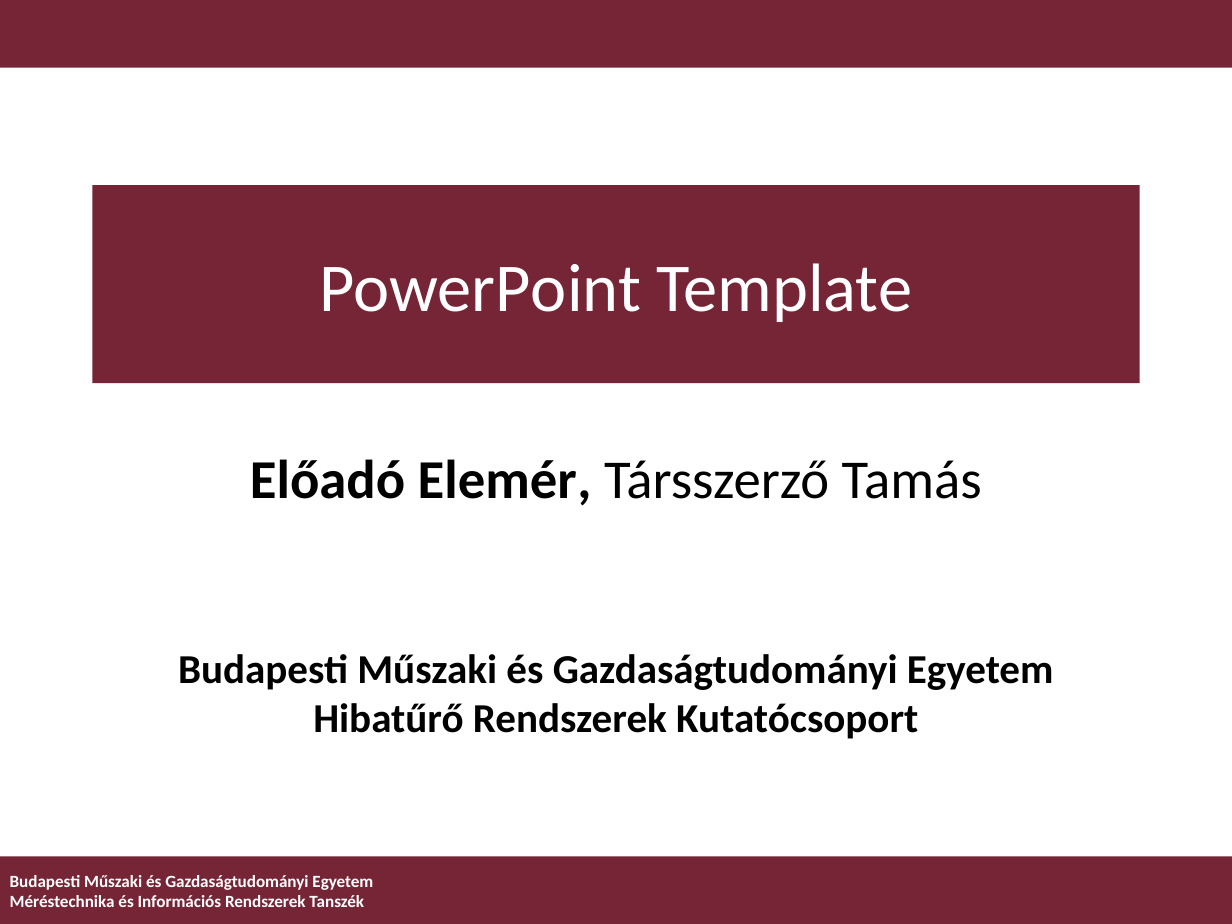
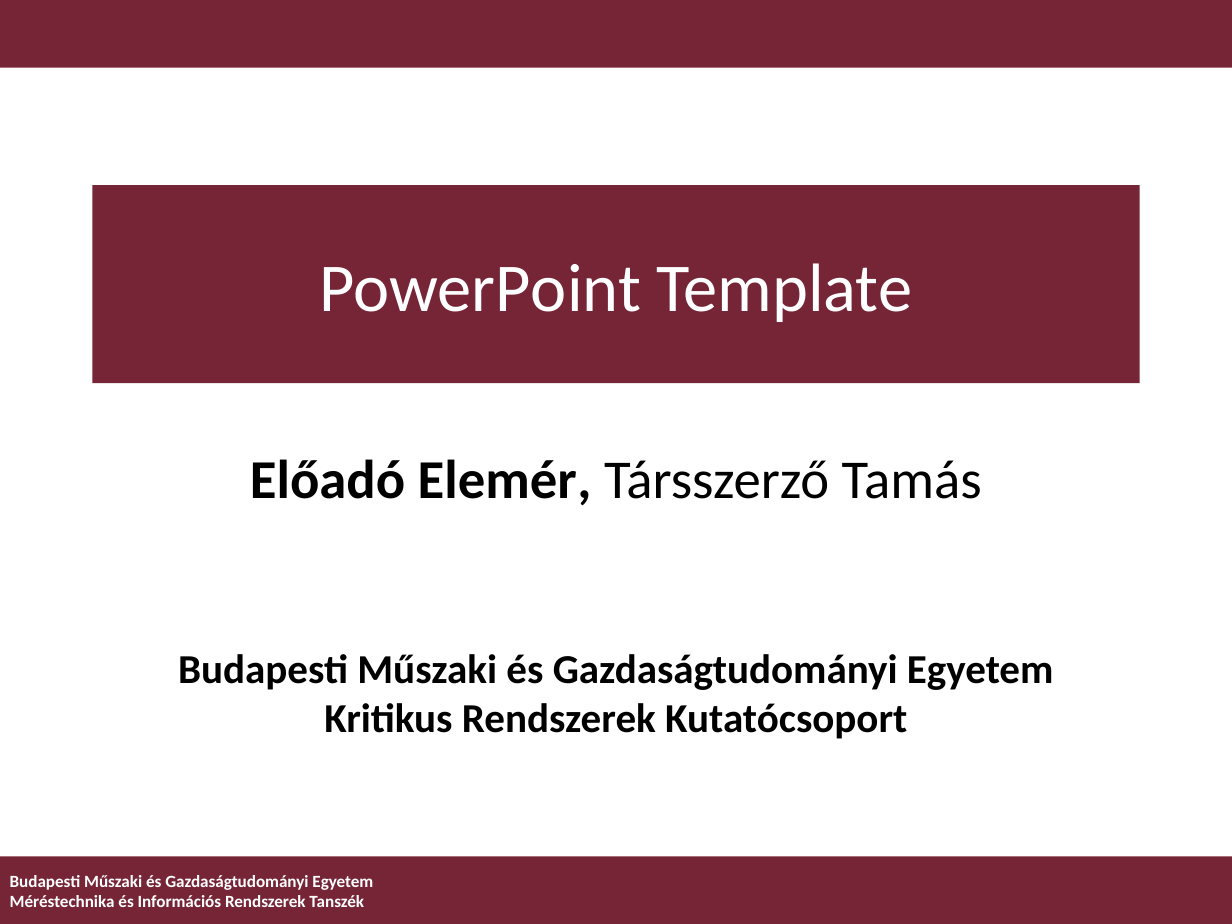
Before and after one commit to ftsrg/templates, a slide deck: slide 1 of templates/ftsrg-presentation.pptx. Drawn at 1232x924 pixels with LibreOffice and Linux fonts; fonts in the diff are those of the drawing; background and template pictures are left out. Boxes give left, top, right and bottom in pixels: in the first picture for what was removed or moved away, otherwise in the second. Text is boxed around its words. In the diff, an @@ line names an element or a change of style, - is before the commit and + after.

Commit message:
pptx template updated
Fault Tolerant Systems Research Group changed to Critical Systems Research Group on all 4 slides of the ftsrg-presentation.pptx

```diff
--- a/templates/ftsrg-presentation.pptx
+++ b/templates/ftsrg-presentation.pptx
@@ text at <box>324,703,907,739</box>: text changed @@
-Hibatűrő Rendszerek Kutatócsoport
+Kritikus Rendszerek Kutatócsoport
```
